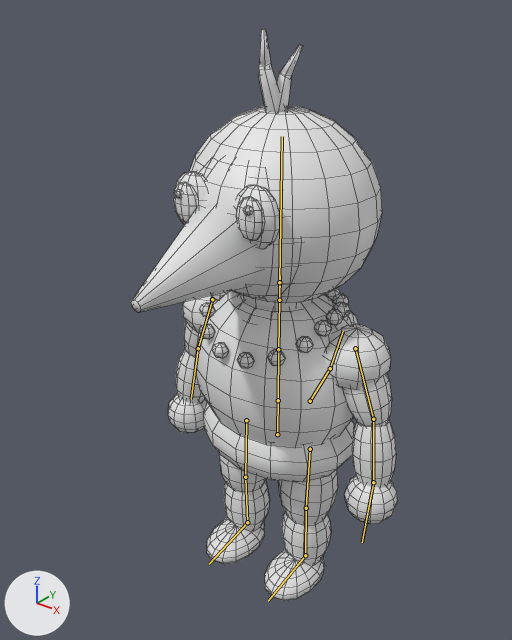
What one commit did to the FBX model Assets/Art/Characters/animal_toucan.fbx.
Rendered twice from a 50 mm camera at (1.128, -1.521, 1.833) aimed at (-0.05, -0.048, 0.92). Lighting does not change. The marker at lower left points along +X, +Y and +Z. The picture after the commit comes second. The bones that change, and the others that lie on the model, are drawn over the model as lines. Mesh edges are drawn as thin lines.

Names of what the first picture shows: 'toucan_Body'.
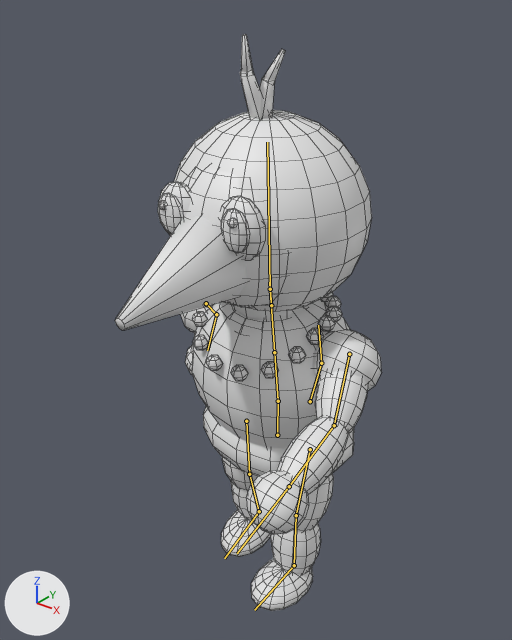
The newer file adds an action. The first version stands in its rest pose; the second is drawn at frame 6 of the action 'Rig|ServeHold'.

The edits, one by one:
Bone 'Spine' (bone_spine) turns from (0, 0, 0) to (6, 0, 0) degrees about its own x, y and z.
Bone 'Head' (bone_head) turns from (0, 0, 0) to (-4, 0, 0) degrees about its own x, y and z.
Bone 'UpperArm.L' (bone_upperarm_l) turns from (0, 0, 0) to (56, 0, 12) degrees about its own x, y and z.
Bone 'LowerArm.L' (bone_lowerarm_l) turns from (0, 0, 0) to (14, 0, 0) degrees about its own x, y and z.
Bone 'Hand.L' (bone_hand_l) turns from (0, 0, 0) to (-10, 0, 0) degrees about its own x, y and z.
Bone 'UpperArm.R' (bone_upperarm_r) turns from (0, 0, 0) to (-39, 0, -14) degrees about its own x, y and z.
Bone 'LowerArm.R' (bone_lowerarm_r) turns from (0, 0, 0) to (29, 0, 0) degrees about its own x, y and z.
Bone 'Tail1' (bone_tail1) turns from (0, 0, 0) to (16, 0, 8) degrees about its own x, y and z.
Bone 'Tail2' (bone_tail2) turns from (0, 0, 0) to (11, 0, 6) degrees about its own x, y and z.
Bone 'UpperLeg.L' (bone_upperleg_l) turns from (0, 0, 0) to (14, 0, 0) degrees about its own x, y and z.
Bone 'LowerLeg.L' (bone_lowerleg_l) turns from (0, 0, 0) to (-10, 0, 0) degrees about its own x, y and z.
Bone 'UpperLeg.R' (bone_upperleg_r) turns from (0, 0, 0) to (-6, 0, 0) degrees about its own x, y and z.
Bone 'LowerLeg.R' (bone_lowerleg_r) turns from (0, 0, 0) to (-6, 0, 0) degrees about its own x, y and z.

What differs and where, as boxes (x1, y1, x2, y2) in the pictures (512 x 640 px):
'toucan_Body', posed
    before: (131, 29, 398, 601)
    after: (115, 34, 381, 611)
bone 'Spine', root to tip
    before: (278, 400) to (278, 349)
    after: (278, 401) to (274, 352)
bone 'Head', root to tip
    before: (279, 282) to (282, 136)
    after: (270, 289) to (267, 142)
bone 'UpperArm.L', root to tip
    before: (355, 348) to (373, 419)
    after: (349, 354) to (334, 425)
bone 'LowerArm.L', root to tip
    before: (373, 419) to (373, 482)
    after: (334, 425) to (289, 486)
bone 'Hand.L', root to tip
    before: (373, 482) to (362, 542)
    after: (289, 486) to (237, 553)
bone 'UpperArm.R', root to tip
    before: (212, 299) to (198, 348)
    after: (206, 303) to (216, 314)
bone 'LowerArm.R', root to tip
    before: (198, 348) to (191, 399)
    after: (216, 314) to (207, 350)
bone 'Tail1', root to tip
    before: (310, 401) to (330, 368)
    after: (310, 401) to (321, 363)
bone 'Tail2', root to tip
    before: (330, 368) to (343, 331)
    after: (321, 363) to (318, 325)
bone 'UpperLeg.L', root to tip
    before: (310, 449) to (306, 508)
    after: (310, 449) to (296, 515)
bone 'LowerLeg.L', root to tip
    before: (306, 508) to (305, 555)
    after: (296, 515) to (294, 565)
bone 'UpperLeg.R', root to tip
    before: (246, 420) to (245, 477)
    after: (246, 421) to (249, 474)
bone 'LowerLeg.R', root to tip
    before: (245, 477) to (247, 522)
    after: (249, 474) to (259, 511)
